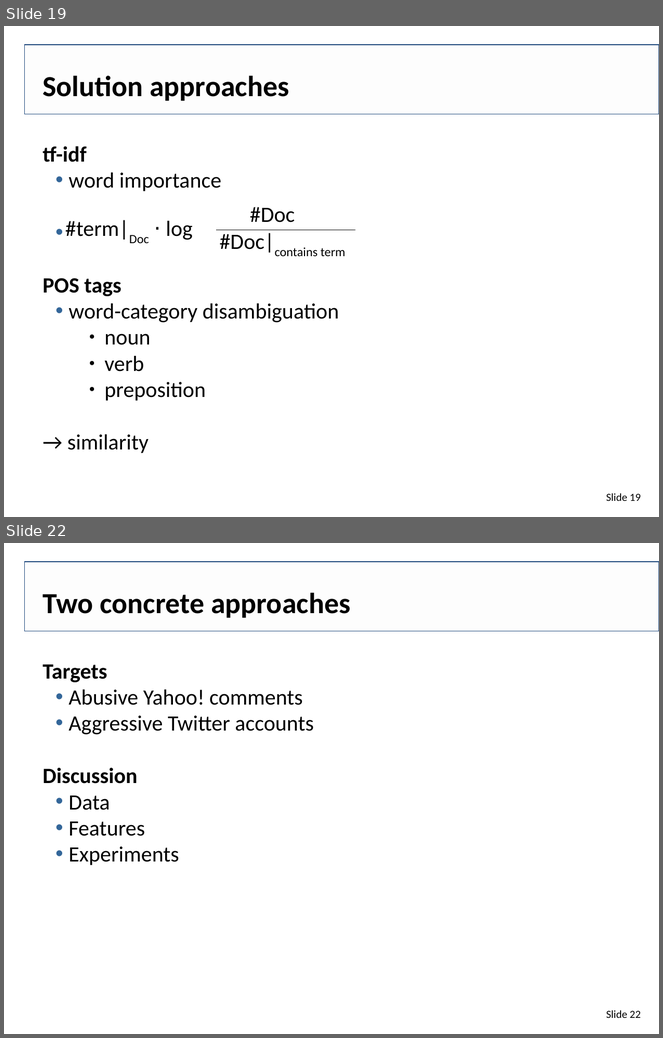
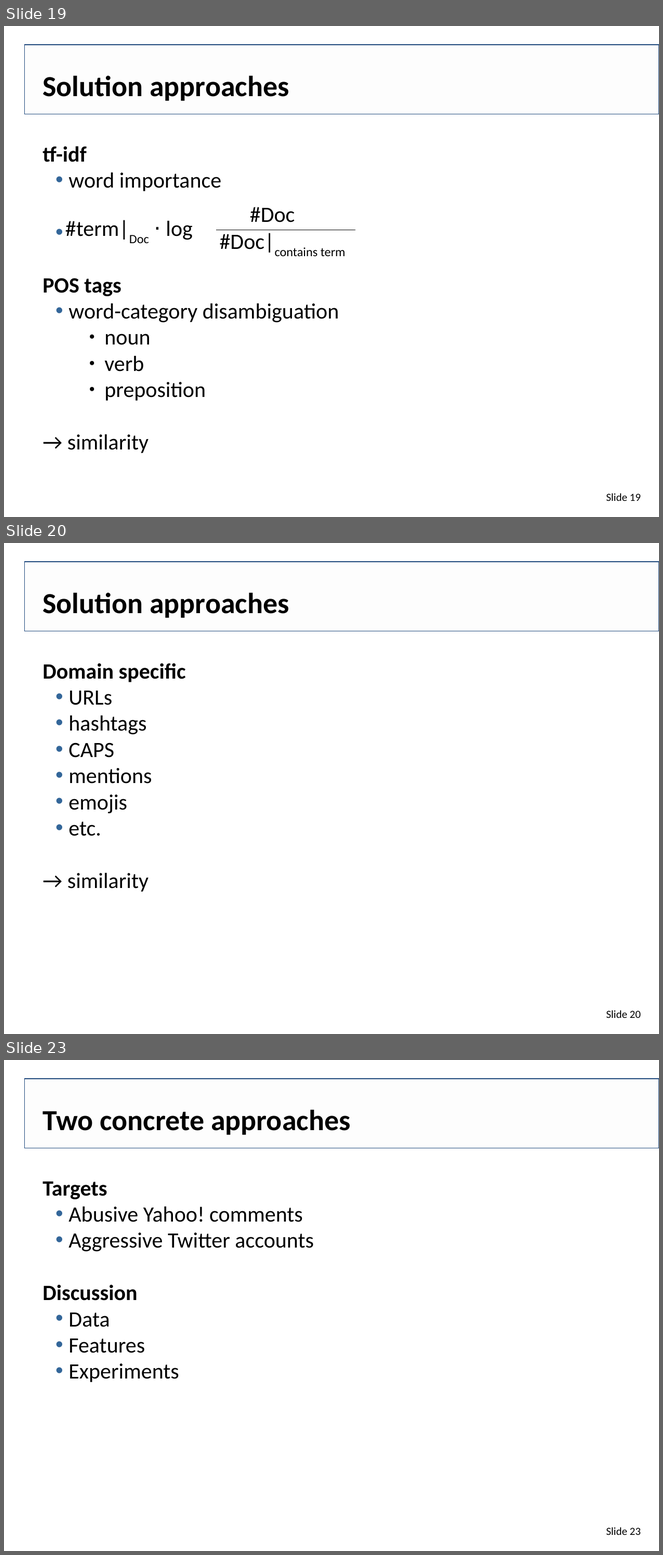
Before and after one commit to IllDepence/websci_ss2017, a slide deck: pres/Tarek_Saier_Abusive_behavior_in_social_media.odp. Shown one above the other, each under a label of ours: slides 19 and 22 before the commit, slides 19, 20 and 23 after it; the slides between them are not shown. The pictures are 663x1038 and 663x1555 pixels, drawn with LibreOffice and Linux fonts; fonts in the diff are those of the drawing; background and template pictures are left out. Boxes give left, top, right and bottom in pixels: in the first picture for what was removed or moved away, otherwise in the second. Text is boxed around its words. In the diff, an @@ line names an element or a change of style, - is before the commit and + after.

```diff
--- a/pres/Tarek_Saier_Abusive_behavior_in_social_media.odp
+++ b/pres/Tarek_Saier_Abusive_behavior_in_social_media.odp
@@ slide 20 added at <box>4,543,659,1034</box>, background #FFFFFF; not listed: 3 template elements that a slide beside it also shows @@
@@ text added at <box>42,592,289,618</box>, 32 pt, text #000000, bold @@
+Solution approaches
@@ text added at <box>42,663,186,892</box>, 24 pt, text #000000 @@
+Domain specific
+  • URLs
+  • hashtags
+  • CAPS
+  • mentions
+  • emojis
+  • etc.
+→ similarity
@@ what was slide 22 is now slide 23 @@
@@ page number at <box>606,1527,641,1535</box>: text changed @@
-Slide 22
+Slide 23
```
Also in this commit, not shown: 1 slide changed, 1 other slide added, 1 slide removed.
